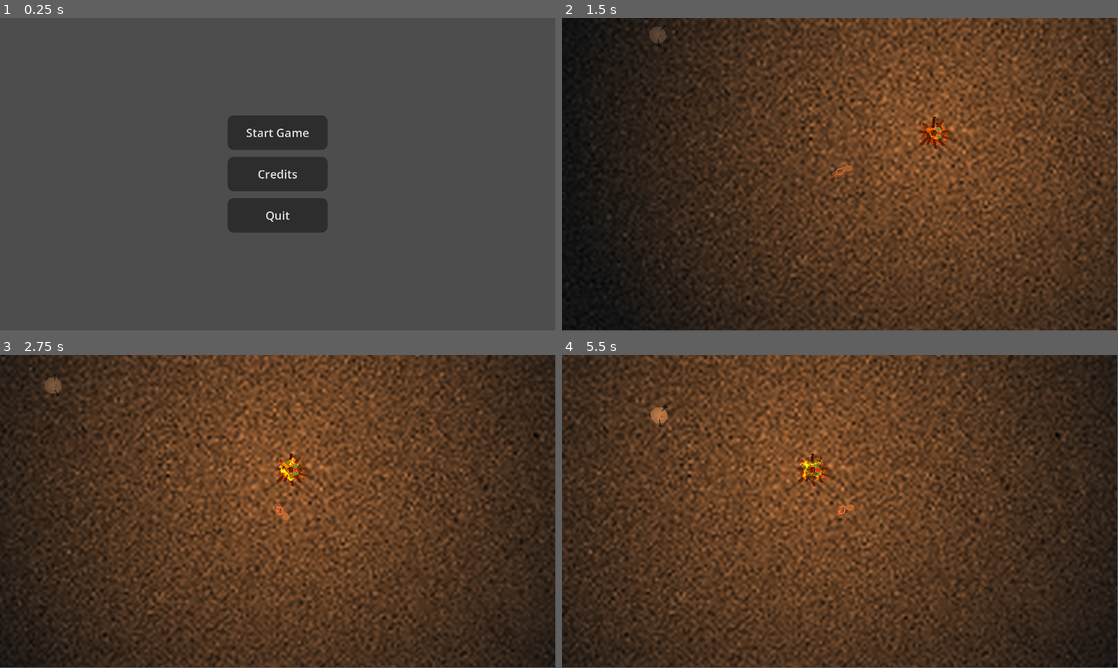
Above: before the commit, frames 1-4 (two rows, left to right).
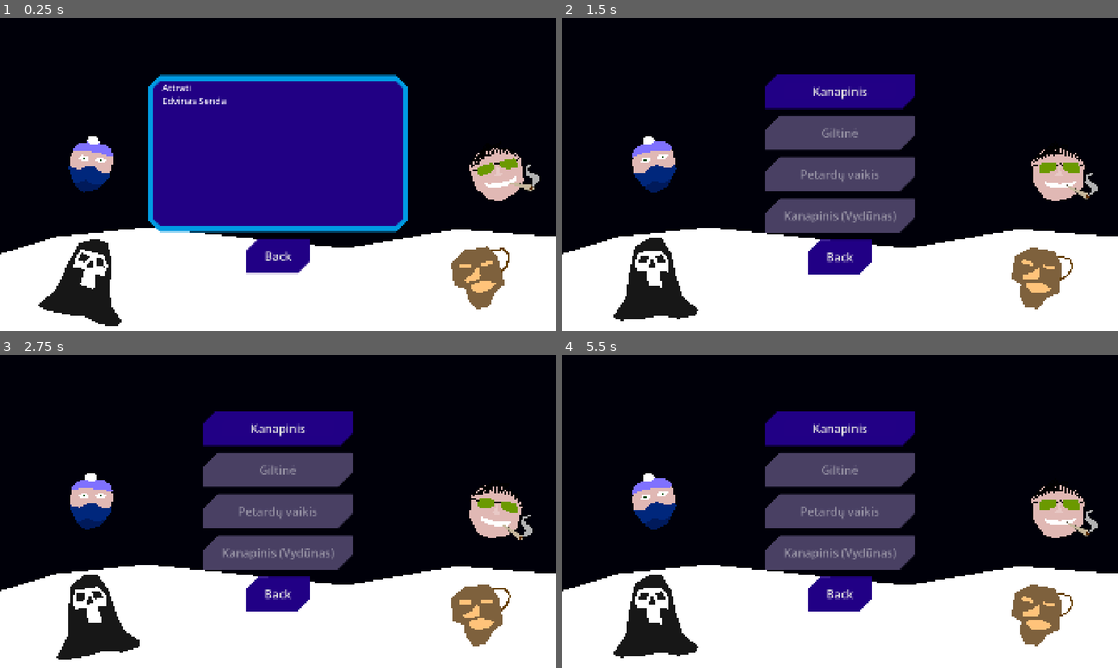
Above: after the commit, the same moments.

Repository: Uxeron/ColdlineKernave
Game: Godot game, scene res://default.tscn
Same seed, same stepped clock (60 frames per second), same inputs: the game is played once before the commit and once after it. The engine's default icon, where the game draws it, is replaced by a stand-in: a white triangle on a blue panel in a dark square.
Inputs (mouse positions are in pixels of both pictures, inside the frame that each line leads up to):
- Up to frame 1 (0.25 s): no input
- Up to frame 2 (1.5 s): click "Start Game" (after the commit: "Back") at 0.5 s; click "Kanapinis" (after the commit: "Start Game") at 1.25 s
- Up to frame 3 (2.75 s): move the mouse to (400, 495) at 2.02 s; press the mouse at (400, 495) at 2.03 s; hold D (move_right) from 2.03 s (still down)
- Up to frame 4 (5.5 s): move the mouse to (728, 527) at 2.77 s; release D (move_right) at 2.78 s; release the mouse at (728, 527) at 2.78 s; hold S (move_down) 2.78-3.53 s; click (728, 527) at 2.85 s; move the mouse to (895, 442) at 3.52 s; press the mouse at (895, 442) at 3.53 s; hold D (move_right) 3.53-4.28 s; move the mouse to (812, 574) at 4.27 s; release the mouse at (812, 574) at 4.28 s; hold W (move_up) 4.28-5.03 s; click (812, 574) at 4.35 s; move the mouse to (1006, 558) at 5.02 s; press the mouse at (1006, 558) at 5.03 s; hold A (move_left) from 5.03 s (still down)
In our replay, the window is 799x449 before the commit and 800x450 after it. These sizes can differ from the game's own. Grey fills any space a smaller window leaves; there, only what the larger window draws over its background counts as a difference.

The runs differ from the first frame. In frame 1, 100% of the frame differs, in the area x 0-100%, y 0-100%; in frame 2, 94%; in frame 3, 99%; in frame 4, 100%.

Commit message:
menu stuff

Diff:
--- /dev/null
+++ b/bičiuko_mygtukas.gd
@@ -0,0 +1,39 @@
+extends Button
+
+
+@export var target_scene_path: String = "res://main.tscn"
+@export var snukis: Node2D
+
+@export var aš_esu_vydūnas: bool = false
+
+
+func _ready() -> void:
+	self.pressed.connect(_pressed)
+
+	self.mouse_entered.connect(do_face_effect)
+	self.mouse_exited.connect(undo_face_effect)
+
+
+func _pressed() -> void:
+	%LoadingIndicator.visible = true
+	await get_tree().create_timer(0.1).timeout # Make sure the "Loading" shows up
+
+	MapLoader.load_scene(target_scene_path)
+
+
+func do_face_effect() -> void:
+	snukis.scale = Vector2(40, 40)
+
+	if aš_esu_vydūnas:
+		for child in snukis.get_children(true):
+			if child is AnimationPlayer:
+				child.play("uppies")
+
+
+func undo_face_effect() -> void:
+	snukis.scale = Vector2(25, 25)
+
+	if aš_esu_vydūnas:
+		for child in snukis.get_children(true):
+			if child is AnimationPlayer:
+				child.play("letsgetdowntobussiness")
--- /dev/null
+++ b/coldline_rotate.gd
@@ -0,0 +1,35 @@
+extends Label
+
+
+@export var max_rotation: float = deg_to_rad(0)
+@export var rotation_speed: float = deg_to_rad(1)
+var goes_positive: bool = false
+
+
+func _ready() -> void:
+	rotation = randf_range(-max_rotation, max_rotation)
+
+	goes_positive =  randf() > 0.5
+
+
+func _process(delta: float) -> void:
+	if goes_positive:
+		positive(delta)
+	else:
+		negative(delta)
+
+
+func positive(delta: float) -> void:
+	rotation += rotation_speed * delta
+
+	if rotation >= max_rotation:
+		rotation = max_rotation
+		goes_positive = false
+
+
+func negative(delta: float) -> void:
+	rotation -= rotation_speed * delta
+
+	if rotation <= -max_rotation:
+		rotation = -max_rotation
+		goes_positive = true
--- /dev/null
+++ b/kaukės/snukio_sukiojimas.gd
@@ -0,0 +1,35 @@
+extends Node2D
+
+
+@export var max_rotation: float = deg_to_rad(15)
+@export var rotation_speed: float = deg_to_rad(15)
+var goes_positive: bool = false
+
+
+func _ready() -> void:
+	rotation = randf_range(-max_rotation, max_rotation)
+
+	goes_positive =  randf() > 0.5
+
+
+func _process(delta: float) -> void:
+	if goes_positive:
+		positive(delta)
+	else:
+		negative(delta)
+
+
+func positive(delta: float) -> void:
+	rotation += rotation_speed * delta
+
+	if rotation >= max_rotation:
+		rotation = max_rotation
+		goes_positive = false
+
+
+func negative(delta: float) -> void:
+	rotation -= rotation_speed * delta
+
+	if rotation <= -max_rotation:
+		rotation = -max_rotation
+		goes_positive = true
--- a/kaukės/vydmanas.tscn
+++ b/kaukės/vydmanas.tscn
@@ -17,6 +17,7 @@
 
 [sub_resource type="Animation" id="Animation_65s7d"]
 resource_name = "letsgetdowntobussiness"
+length = 0.5
 step = 0.0333333
 tracks/0/type = "value"
 tracks/0/imported = false
@@ -25,7 +26,7 @@
 tracks/0/interp = 1
 tracks/0/loop_wrap = true
 tracks/0/keys = {
-"times": PackedFloat32Array(0, 1),
+"times": PackedFloat32Array(0, 0.5),
 "transitions": PackedFloat32Array(1, 1),
 "update": 0,
 "values": [Vector2(0, -1.0864854), Vector2(0, 0)]
@@ -33,6 +34,7 @@
 
 [sub_resource type="Animation" id="Animation_uc4yi"]
 resource_name = "uppies"
+length = 0.5
 step = 0.0333333
 tracks/0/type = "value"
 tracks/0/imported = false
@@ -41,7 +43,7 @@
 tracks/0/interp = 1
 tracks/0/loop_wrap = true
 tracks/0/keys = {
-"times": PackedFloat32Array(0, 1),
+"times": PackedFloat32Array(0, 0.5),
 "transitions": PackedFloat32Array(1, 1),
 "update": 0,
 "values": [Vector2(0, 0), Vector2(0, -1.0864854)]
--- /dev/null
+++ b/kaukės/vydūnas.gd
@@ -0,0 +1,12 @@
+extends Node2D
+
+
+@onready var animation_player: AnimationPlayer = $AnimationPlayer
+
+
+func uppies() -> void:
+	animation_player.play("uppies")
+
+
+func anti_uppies() -> void:
+	animation_player.play("letsgetdowntobussiness")
--- a/main_menu.tscn
+++ b/main_menu.tscn
@@ -1,7 +1,31 @@
 [gd_scene format=3 uid="uid://b0wvsti4rho87"]
 
 [ext_resource type="Theme" uid="uid://c1t2pbd424mb1" path="res://main_theme.tres" id="1_7vrkn"]
-[ext_resource type="Texture2D" uid="uid://cy45rmtmnffh0" path="res://icon.svg" id="2_fu7sn"]
+[ext_resource type="Texture2D" uid="uid://4kkp4yoorhb4" path="res://pixel.png" id="2_jix8l"]
+[ext_resource type="Script" uid="uid://dnuykom138ki5" path="res://bičiuko_mygtukas.gd" id="3_8qtwp"]
+[ext_resource type="PackedScene" uid="uid://d37eo1mdg7qcm" path="res://kaukės/kanapinis.tscn" id="4_qe12f"]
+[ext_resource type="PackedScene" uid="uid://d3iw4bmywphc6" path="res://kaukės/giltinė.tscn" id="5_8qtwp"]
+[ext_resource type="Script" uid="uid://irakfucq3xnd" path="res://kaukės/snukio_sukiojimas.gd" id="5_dy7ct"]
+[ext_resource type="PackedScene" uid="uid://cbfigy328332q" path="res://kaukės/vaikis.tscn" id="6_dy7ct"]
+[ext_resource type="PackedScene" uid="uid://bn3e2bd4j317" path="res://kaukės/vydmanas.tscn" id="7_0o4t1"]
+
+[sub_resource type="LabelSettings" id="LabelSettings_7vrkn"]
+font_size = 256
+font_color = Color(0.6, 0.87999994, 1, 1)
+stacked_shadow_count = 2
+stacked_shadow_0/offset = Vector2(16, 16)
+stacked_shadow_0/color = Color(0, 0.6081667, 0.89, 1)
+stacked_shadow_1/offset = Vector2(32, 32)
+stacked_shadow_1/color = Color(0, 0.41416678, 0.71, 1)
+
+[sub_resource type="LabelSettings" id="LabelSettings_fu7sn"]
+font_size = 100
+font_color = Color(1, 0.57, 0.9856667, 1)
+stacked_outline_count = 2
+stacked_outline_0/size = 18
+stacked_outline_0/color = Color(0, 0.2833333, 1, 1)
+stacked_outline_1/size = 24
+stacked_outline_1/color = Color(0, 0.6833334, 1, 1)
 
 [sub_resource type="GDScript" id="GDScript_7vrkn"]
 script/source = "extends Button
@@ -26,18 +50,6 @@
 	get_tree().quit()
 "
 
-[sub_resource type="GDScript" id="GDScript_qe12f"]
-script/source = "extends Button
-
-@export var target_scene_path: String
-
-func _on_pressed() -> void:
-	%LoadingIndicator.visible = true
-	await get_tree().create_timer(0.1).timeout # Make sure the \"Loading\" shows up
-
-	MapLoader.load_scene(target_scene_path)
-"
-
 [sub_resource type="GDScript" id="GDScript_fu7sn"]
 script/source = "extends Button
 
@@ -63,18 +75,51 @@
 grow_vertical = 2
 theme = ExtResource("1_7vrkn")
 
-[node name="PrimaryMenu" type="CenterContainer" parent="." unique_id=1972978981]
-unique_name_in_owner = true
-layout_mode = 1
-anchors_preset = 15
-anchor_right = 1.0
-anchor_bottom = 1.0
-grow_horizontal = 2
-grow_vertical = 2
-theme = ExtResource("1_7vrkn")
+[node name="Sky" type="Sprite2D" parent="." unique_id=532763447]
+self_modulate = Color(1.833744e-05, 0, 0.038050998, 1)
+position = Vector2(-272.5968, 149.6701)
+scale = Vector2(10000, 10000)
+texture = ExtResource("2_jix8l")
+
+[node name="Polygon2D" type="Polygon2D" parent="." unique_id=1874791611]
+polygon = PackedVector2Array(-56.322266, 1221.4026, -52.14502, 830.82965, 192.224, 755.6392, 505.51794, 722.2211, 1192.6754, 795.32306, 1579.0712, 728.487, 2182.6836, 776.52545, 2249.52, 1288.2385)
+
+[node name="PrimaryMenu" type="Control" parent="." unique_id=368097698]
+unique_name_in_owner = true
+visible = false
+layout_mode = 1
+anchors_preset = 15
+anchor_right = 1.0
+anchor_bottom = 1.0
+grow_horizontal = 2
+grow_vertical = 2
+theme = ExtResource("1_7vrkn")
+
+[node name="COLDLINE" type="Label" parent="PrimaryMenu" unique_id=411792826]
+layout_mode = 0
+offset_left = 370.6311
+offset_top = 20.936249
+offset_right = 1621.6311
+offset_bottom = 369.93625
+pivot_offset = Vector2(666.7468, 190.16309)
+text = "COLDLINE"
+label_settings = SubResource("LabelSettings_7vrkn")
+
+[node name="KERNAVĖ" type="Label" parent="PrimaryMenu" unique_id=563189009]
+layout_mode = 0
+offset_left = 568.8205
+offset_top = 379.54266
+offset_right = 1482.8206
+offset_bottom = 554.54266
+text = "K   E   R   N   A   V   Ė"
+label_settings = SubResource("LabelSettings_fu7sn")
 
 [node name="VBoxContainer" type="VBoxContainer" parent="PrimaryMenu" unique_id=1558664208]
-layout_mode = 2
+layout_mode = 0
+offset_left = 771.6376
+offset_top = 567.48627
+offset_right = 1117.6376
+offset_bottom = 972.48627
 theme = ExtResource("1_7vrkn")
 
 [node name="Button" type="Button" parent="PrimaryMenu/VBoxContainer" unique_id=1027931307]
@@ -114,66 +159,53 @@
 layout_mode = 2
 theme = ExtResource("1_7vrkn")
 
-[node name="Button" type="Button" parent="CharacterSelection/VBoxContainer/HBoxContainer" unique_id=1374920182]
+[node name="Button" type="Button" parent="CharacterSelection/VBoxContainer/HBoxContainer" unique_id=1374920182 node_paths=PackedStringArray("snukis")]
 layout_mode = 2
 size_flags_horizontal = 3
 theme = ExtResource("1_7vrkn")
 text = "Kanapinis"
-script = SubResource("GDScript_qe12f")
-target_scene_path = "res://main.tscn"
-
-[node name="TextureRect" type="TextureRect" parent="CharacterSelection/VBoxContainer/HBoxContainer" unique_id=1771536331]
-layout_mode = 2
-theme = ExtResource("1_7vrkn")
-texture = ExtResource("2_fu7sn")
-
-[node name="HBoxContainer2" type="HBoxContainer" parent="CharacterSelection/VBoxContainer" unique_id=181034680]
-layout_mode = 2
-theme = ExtResource("1_7vrkn")
-
-[node name="Button" type="Button" parent="CharacterSelection/VBoxContainer/HBoxContainer2" unique_id=681247097]
-layout_mode = 2
-size_flags_horizontal = 3
-theme = ExtResource("1_7vrkn")
-disabled = true
-text = "Neklaužada"
-
-[node name="TextureRect" type="TextureRect" parent="CharacterSelection/VBoxContainer/HBoxContainer2" unique_id=802428976]
-layout_mode = 2
-theme = ExtResource("1_7vrkn")
-texture = ExtResource("2_fu7sn")
+script = ExtResource("3_8qtwp")
+snukis = NodePath("../../../../Kanapinis")
 
 [node name="HBoxContainer3" type="HBoxContainer" parent="CharacterSelection/VBoxContainer" unique_id=1861702769]
 layout_mode = 2
 theme = ExtResource("1_7vrkn")
 
-[node name="Button" type="Button" parent="CharacterSelection/VBoxContainer/HBoxContainer3" unique_id=302784806]
+[node name="Button" type="Button" parent="CharacterSelection/VBoxContainer/HBoxContainer3" unique_id=302784806 node_paths=PackedStringArray("snukis")]
 layout_mode = 2
 size_flags_horizontal = 3
 theme = ExtResource("1_7vrkn")
 disabled = true
 text = "Giltinė"
-
-[node name="TextureRect" type="TextureRect" parent="CharacterSelection/VBoxContainer/HBoxContainer3" unique_id=1183452336]
-layout_mode = 2
-theme = ExtResource("1_7vrkn")
-texture = ExtResource("2_fu7sn")
+script = ExtResource("3_8qtwp")
+snukis = NodePath("../../../../Giltinė")
+
+[node name="HBoxContainer2" type="HBoxContainer" parent="CharacterSelection/VBoxContainer" unique_id=181034680]
+layout_mode = 2
+theme = ExtResource("1_7vrkn")
+
+[node name="Button" type="Button" parent="CharacterSelection/VBoxContainer/HBoxContainer2" unique_id=681247097 node_paths=PackedStringArray("snukis")]
+layout_mode = 2
+size_flags_horizontal = 3
+theme = ExtResource("1_7vrkn")
+disabled = true
+text = "Petardų vaikis"
+script = ExtResource("3_8qtwp")
+snukis = NodePath("../../../../Vaikis")
 
 [node name="HBoxContainer4" type="HBoxContainer" parent="CharacterSelection/VBoxContainer" unique_id=1825753342]
 layout_mode = 2
 theme = ExtResource("1_7vrkn")
 
-[node name="Button" type="Button" parent="CharacterSelection/VBoxContainer/HBoxContainer4" unique_id=875956353]
+[node name="Button" type="Button" parent="CharacterSelection/VBoxContainer/HBoxContainer4" unique_id=875956353 node_paths=PackedStringArray("snukis")]
 layout_mode = 2
 size_flags_horizontal = 3
 theme = ExtResource("1_7vrkn")
 disabled = true
-text = "KANAPinis?"
-
-[node name="TextureRect" type="TextureRect" parent="CharacterSelection/VBoxContainer/HBoxContainer4" unique_id=2023595422]
-layout_mode = 2
-theme = ExtResource("1_7vrkn")
-texture = ExtResource("2_fu7sn")
+text = "Kanapinis (Vydūnas)"
+script = ExtResource("3_8qtwp")
+snukis = NodePath("../../../../Vydmanas")
+"aš_esu_vydūnas" = true
 
 [node name="Button" type="Button" parent="CharacterSelection/VBoxContainer" unique_id=1636057827]
 layout_mode = 2
@@ -184,7 +216,6 @@
 
 [node name="Credits" type="CenterContainer" parent="." unique_id=505573457]
 unique_name_in_owner = true
-visible = false
 layout_mode = 1
 anchors_preset = 15
 anchor_right = 1.0
@@ -202,10 +233,10 @@
 
 [node name="RichTextLabel" type="RichTextLabel" parent="Credits/VBoxContainer/PanelContainer" unique_id=938285363]
 clip_contents = false
-custom_minimum_size = Vector2(300, 500)
+custom_minimum_size = Vector2(800, 500)
 layout_mode = 2
 text = "Attrati
-edve98"
+Edvinas Senda"
 fit_content = true
 
 [node name="Button" type="Button" parent="Credits/VBoxContainer" unique_id=1655896762]
@@ -240,9 +271,28 @@
 fit_content = true
 horizontal_alignment = 1
 
+[node name="Kanapinis" parent="." unique_id=783252693 instance=ExtResource("4_qe12f")]
+position = Vector2(1642.0039, 856.91974)
+scale = Vector2(25, 25)
+script = ExtResource("5_dy7ct")
+
+[node name="Giltinė" parent="." unique_id=256331029 instance=ExtResource("5_8qtwp")]
+position = Vector2(303.89197, 856.9197)
+scale = Vector2(25, 25)
+script = ExtResource("5_dy7ct")
+
+[node name="Vaikis" parent="." unique_id=848388788 instance=ExtResource("6_dy7ct")]
+position = Vector2(311.0243, 493.14728)
+scale = Vector2(25, 25)
+script = ExtResource("5_dy7ct")
+
+[node name="Vydmanas" parent="." unique_id=1806853910 instance=ExtResource("7_0o4t1")]
+position = Vector2(1706.1991, 518.82513)
+scale = Vector2(25, 25)
+script = ExtResource("5_dy7ct")
+
 [connection signal="pressed" from="PrimaryMenu/VBoxContainer/Button" to="PrimaryMenu/VBoxContainer/Button" method="_on_pressed"]
 [connection signal="pressed" from="PrimaryMenu/VBoxContainer/Button2" to="PrimaryMenu/VBoxContainer/Button2" method="_on_pressed"]
 [connection signal="pressed" from="PrimaryMenu/VBoxContainer/Button3" to="PrimaryMenu/VBoxContainer/Button3" method="_on_pressed"]
-[connection signal="pressed" from="CharacterSelection/VBoxContainer/HBoxContainer/Button" to="CharacterSelection/VBoxContainer/HBoxContainer/Button" method="_on_pressed"]
 [connection signal="pressed" from="CharacterSelection/VBoxContainer/Button" to="CharacterSelection/VBoxContainer/Button" method="_on_pressed"]
 [connection signal="pressed" from="Credits/VBoxContainer/Button" to="Credits/VBoxContainer/Button" method="_on_pressed"]
--- a/main_theme.tres
+++ b/main_theme.tres
@@ -1,64 +1,71 @@
 [gd_resource type="Theme" format=3 uid="uid://c1t2pbd424mb1"]
 
 [sub_resource type="StyleBoxFlat" id="StyleBoxFlat_470mv"]
-bg_color = Color(0.2784314, 0.2784314, 0.2784314, 1)
+bg_color = Color(0.2847, 0.24959998, 0.39, 1)
 border_width_left = 64
 border_width_top = 32
 border_width_right = 64
 border_width_bottom = 32
-border_color = Color(0.2784314, 0.2784314, 0.2784314, 1)
-corner_radius_top_left = 20
-corner_radius_top_right = 20
-corner_radius_bottom_right = 20
-corner_radius_bottom_left = 20
+border_color = Color(0.28627452, 0.2509804, 0.3882353, 1)
+corner_radius_top_left = 50
+corner_radius_bottom_right = 50
+corner_detail = 1
 
 [sub_resource type="StyleBoxFlat" id="StyleBoxFlat_a2l2q"]
-bg_color = Color(0.19921875, 0.19921875, 0.19921875, 1)
+bg_color = Color(0.21331951, 4.687935e-05, 0.77819407, 1)
 border_width_left = 64
 border_width_top = 32
 border_width_right = 64
 border_width_bottom = 32
-border_color = Color(0.2, 0.2, 0.2, 1)
-corner_radius_top_left = 20
-corner_radius_top_right = 20
-corner_radius_bottom_right = 20
-corner_radius_bottom_left = 20
+border_color = Color(0.21176471, 0, 0.7764706, 1)
+corner_radius_top_left = 40
+corner_radius_bottom_right = 40
+corner_detail = 1
+expand_margin_left = 4.0
+expand_margin_top = 4.0
+expand_margin_right = 4.0
+expand_margin_bottom = 4.0
 
 [sub_resource type="StyleBoxFlat" id="StyleBoxFlat_gsqoc"]
-bg_color = Color(0.1764706, 0.1764706, 0.1764706, 1)
+bg_color = Color(0.13483003, 2.5124253e-05, 0.5231598, 1)
 border_width_left = 64
 border_width_top = 32
 border_width_right = 64
 border_width_bottom = 32
-border_color = Color(0.1764706, 0.1764706, 0.1764706, 1)
-corner_radius_top_left = 20
-corner_radius_top_right = 20
-corner_radius_bottom_right = 20
-corner_radius_bottom_left = 20
+border_color = Color(0.13, 0, 0.52, 1)
+corner_radius_top_left = 40
+corner_radius_bottom_right = 40
+corner_detail = 1
 
 [sub_resource type="StyleBoxFlat" id="StyleBoxFlat_0omi4"]
-bg_color = Color(0.25, 0.25, 0.25, 1)
+bg_color = Color(0.21176471, 0, 0.7764706, 1)
 border_width_left = 64
 border_width_top = 32
 border_width_right = 64
 border_width_bottom = 32
-border_color = Color(0.2509804, 0.2509804, 0.2509804, 1)
-corner_radius_top_left = 20
-corner_radius_top_right = 20
-corner_radius_bottom_right = 20
-corner_radius_bottom_left = 20
+border_color = Color(0.21176471, 0, 0.7764706, 1)
+corner_radius_top_right = 30
+corner_radius_bottom_left = 30
+corner_detail = 1
+expand_margin_left = 2.0
+expand_margin_top = 2.0
+expand_margin_right = 2.0
+expand_margin_bottom = 2.0
 
 [sub_resource type="StyleBoxFlat" id="StyleBoxFlat_58jnp"]
-bg_color = Color(0.1764706, 0.1764706, 0.1764706, 1)
+bg_color = Color(0.12941177, 0, 0.5176471, 1)
 border_width_left = 20
 border_width_top = 20
 border_width_right = 20
 border_width_bottom = 20
-border_color = Color(0.1764706, 0.1764706, 0.1764706, 1)
-corner_radius_top_left = 20
-corner_radius_top_right = 20
-corner_radius_bottom_right = 20
-corner_radius_bottom_left = 20
+border_color = Color(0, 0.60784316, 0.8901961, 1)
+corner_radius_top_left = 40
+corner_radius_top_right = 40
+corner_radius_bottom_right = 40
+corner_radius_bottom_left = 40
+corner_detail = 1
+expand_margin_left = 30.0
+expand_margin_right = 30.0
 
 [resource]
 Button/font_sizes/font_size = 40
@@ -68,5 +75,5 @@
 Button/styles/pressed = SubResource("StyleBoxFlat_0omi4")
 HBoxContainer/constants/separation = 8
 PanelContainer/styles/panel = SubResource("StyleBoxFlat_58jnp")
-RichTextLabel/font_sizes/normal_font_size = 120
+RichTextLabel/font_sizes/normal_font_size = 32
 VBoxContainer/constants/separation = 24
--- a/project.godot
+++ b/project.godot
@@ -24,6 +24,7 @@
 
 window/size/viewport_width=1920
 window/size/viewport_height=1080
+window/stretch/mode="canvas_items"
 
 [input]
 
Not shown, added: bičiuko_mygtukas.gd.uid
Not shown, added: coldline_rotate.gd.uid
Not shown, added: kaukės/snukio_sukiojimas.gd.uid
Not shown, added: kaukės/vydūnas.gd.uid
